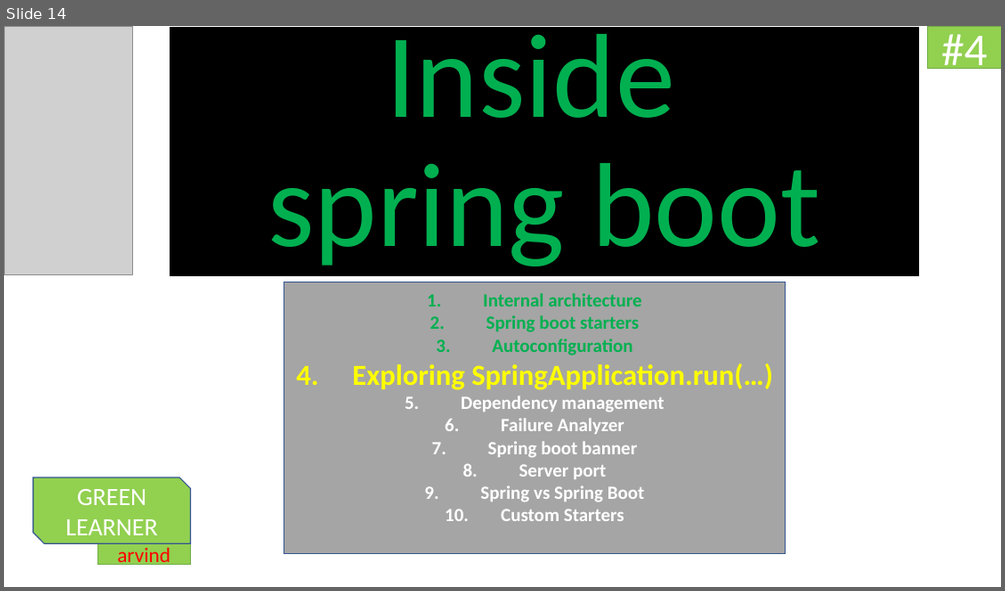
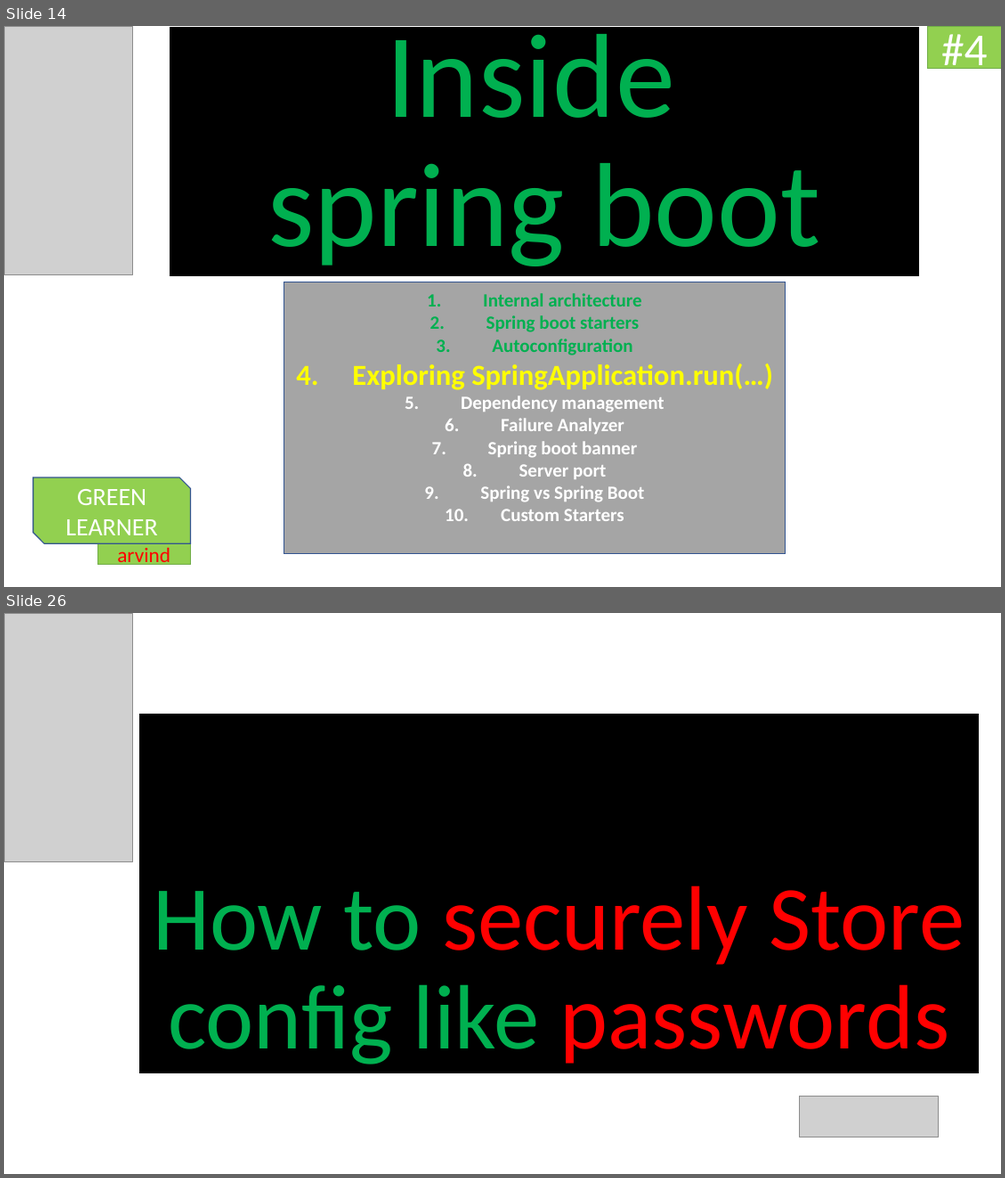
Before and after one commit to codefarm0/Inside-Spring-Boot, a slide deck: Inside spring boot.pptx. Shown one above the other, each under a label of ours: slide 14 before the commit, slides 14 and 26 after it; the slides between them are not shown. The pictures are 1005x591 and 1005x1178 pixels, drawn with LibreOffice and Linux fonts; fonts in the diff are those of the drawing; grey boxes stand for pictures; background and template pictures are left out. Boxes give left, top, right and bottom in pixels: in the first picture for what was removed or moved away, otherwise in the second. Text is boxed around its words. In the diff, an @@ line names an element or a change of style, - is before the commit and + after.

Commit message:
config security
https://youtu.be/kUx-OC2aUPQ

```diff
--- a/Inside spring boot.pptx
+++ b/Inside spring boot.pptx
@@ slide 26 added at <box>4,613,1001,1174</box>, background picture (left out) @@
@@ picture added at <box>4,613,133,861</box> @@
@@ title added at <box>139,714,979,1073</box>, fill #000000, outline #000000 1 pt, 88 pt, text #FF0000 @@
+How to securely Store config like passwords
@@ picture added at <box>800,1096,938,1137</box> @@
```
Also in this commit, not shown: 10 other files.
